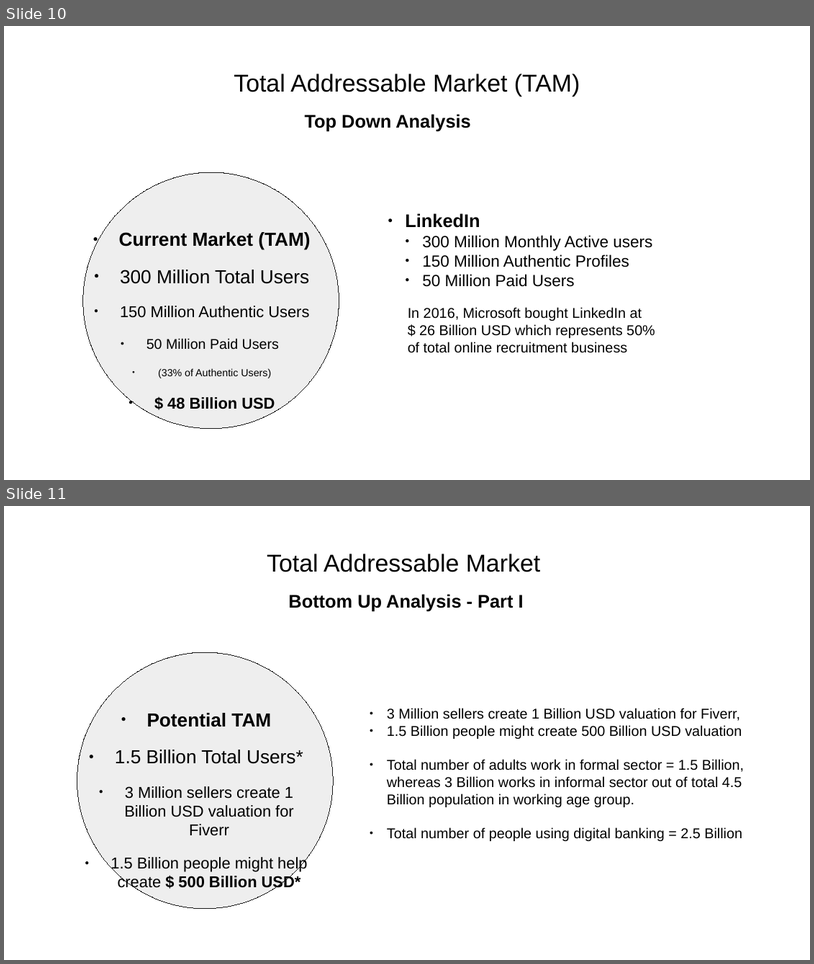
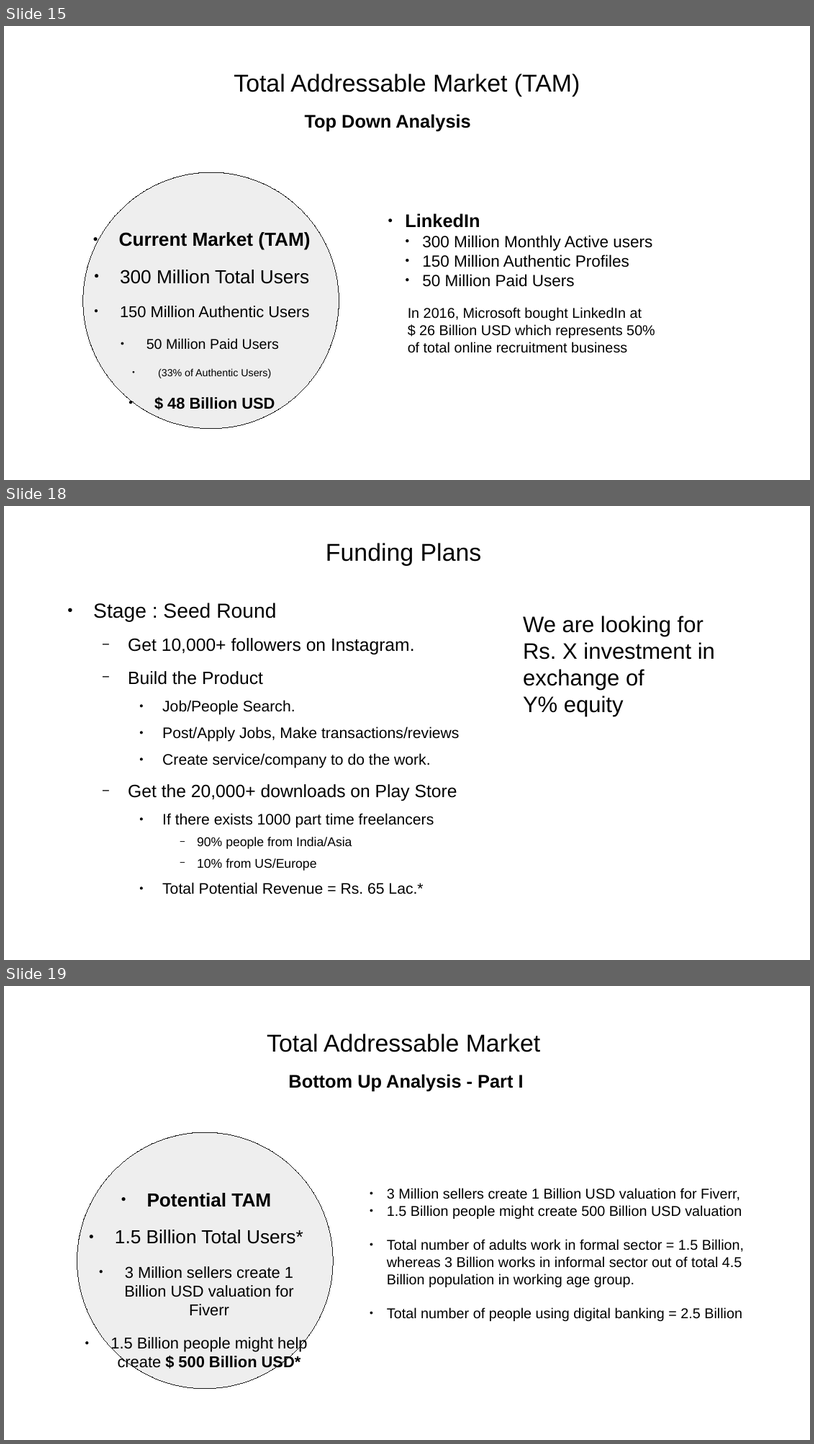
Before and after one commit to yashp241195/startupPitch, a slide deck: pitch.odp. Shown one above the other, each under a label of ours: slides 10 and 11 before the commit, slides 15, 18 and 19 after it; the slides between them are not shown. The pictures are 814x964 and 814x1444 pixels, drawn with LibreOffice and Linux fonts; fonts in the diff are those of the drawing. Boxes give left, top, right and bottom in pixels: in the first picture for what was removed or moved away, otherwise in the second. Text is boxed around its words. In the diff, an @@ line names an element or a change of style, - is before the commit and + after.

```diff
--- a/pitch.odp
+++ b/pitch.odp
@@ slide 18 added at [4, 506, 810, 960], background #FFFFFF @@
@@ title added at [326, 543, 482, 566], 24 pt, text #000000 @@
+Funding Plans
@@ text added at [93, 602, 460, 894], 15 pt, text #000000 @@
+● Stage : Seed Round
+  − Get 10,000+ followers on Instagram.
+  − Build the Product
+    ● Job/People Search.
+    ● Post/Apply Jobs, Make transactions/reviews
+    ● Create service/company to do the work.
+  − Get the 20,000+ downloads on Play Store
+    ● If there exists 1000 part time freelancers
+      − 90% people from India/Asia
+      − 10% from US/Europe
+    ● Total Potential Revenue = Rs. 65 Lac.*
@@ text added at [523, 615, 715, 717], 22 pt, text #000000 @@
+We are looking for Rs. X investment in exchange of
+Y% equity
@@ what was slide 10 is now slide 15 @@
@@ what was slide 11 is now slide 19 @@
```
Also in this commit, not shown: 2 slides changed, 13 other slides added, 2 slides removed.
